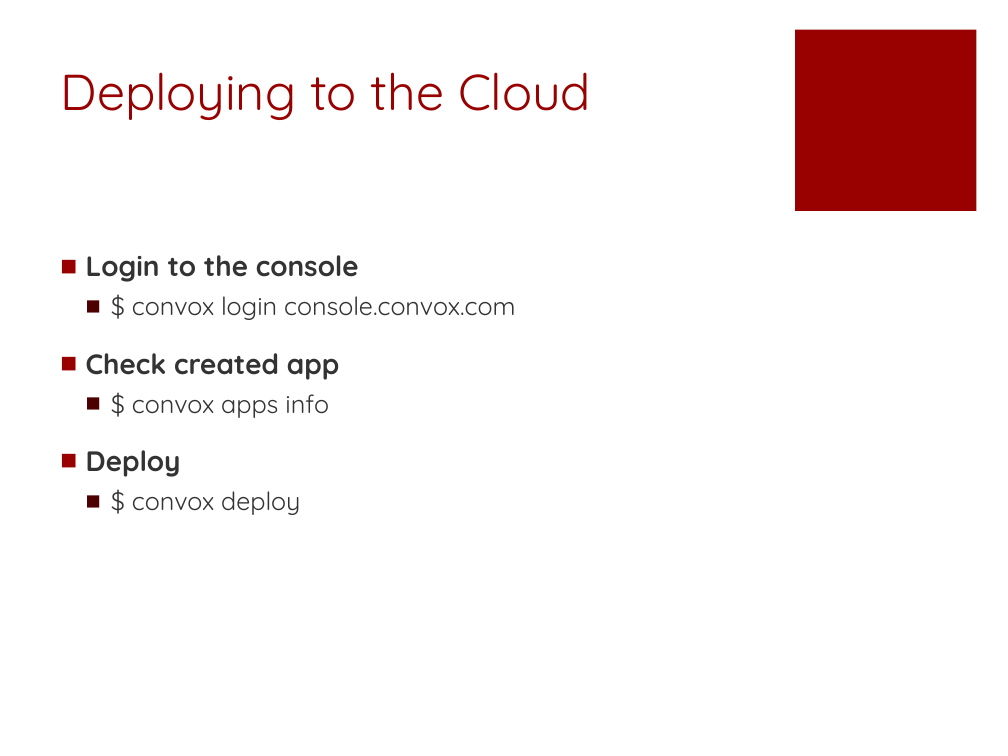
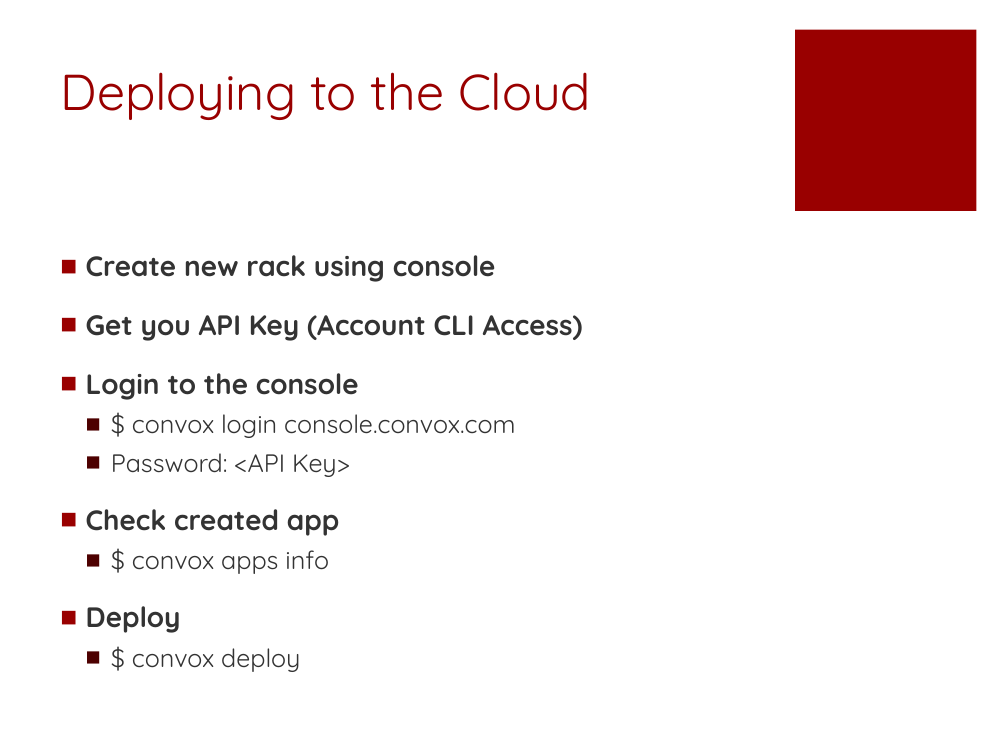
Before and after one commit to anna-ce/LHASAadvanced, a slide deck: slide 35 of ECA-RCCP-WorshopApr2016.pptx. Drawn at 1008x756 pixels with LibreOffice and Linux fonts; fonts in the diff are those of the drawing. Boxes give left, top, right and bottom in pixels: in the first picture for what was removed or moved away, otherwise in the second. Text is boxed around its words. In the diff, an @@ line names an element or a change of style, - is before the commit and + after.

```diff
--- a/ECA-RCCP-WorshopApr2016.pptx
+++ b/ECA-RCCP-WorshopApr2016.pptx
@@ text at <box>86,255,583,341</box>: paragraphs added @@
+■ Create new rack using console
+■ Get you API Key (Account CLI Access)
@@ text at <box>111,453,350,477</box>: paragraph added @@
+  ■ Password: <API Key>
```
Also in this commit, not shown: 3 other slides changed, 4 other files.
